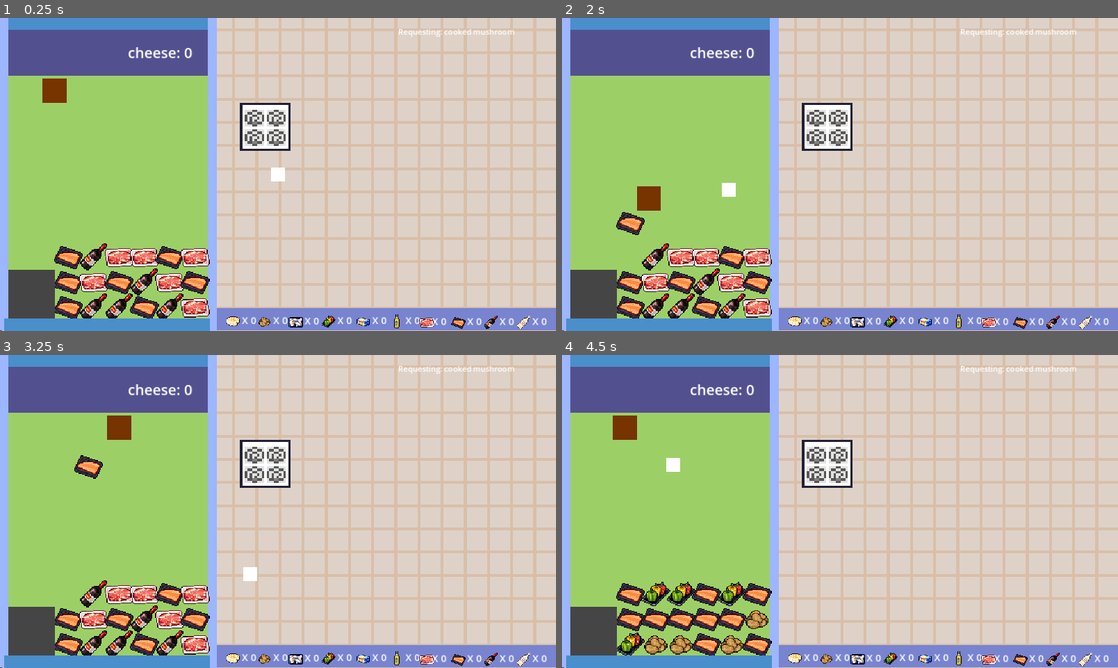
Above: before the commit, frames 1-4 (two rows, left to right).
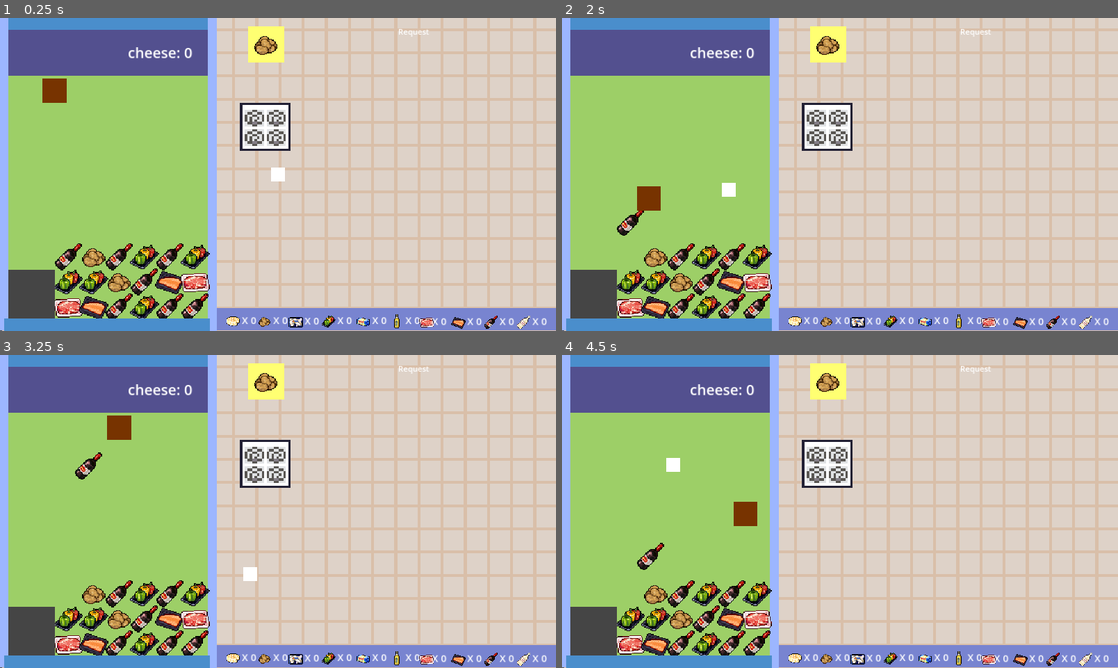
Above: after the commit, the same moments.

Repository: bvirnig/Claw-Kitchen
Game: Godot game, scene res://Scenes/main.tscn
Two runs of this game, one before a commit and one after it. Both use one fixed random seed, a clock stepped at 60 frames per second and the inputs below.
Inputs (mouse positions are in pixels of both pictures, inside the frame that each line leads up to):
- Up to frame 1 (0.25 s): no input
- Up to frame 2 (2 s): tap Enter (ui_accept) at 0.5, 0.77, 1.52 s; move the mouse to (817, 115) at 0.52 s; tap Mouse wheel down (mouse_scroll_down) at 0.6, 1.55 s; tap Mouse wheel up (mouse_scroll_up) at 0.8, 1.35 s; move the mouse to (728, 190) at 1.27 s
- Up to frame 3 (3.25 s): move the mouse to (333, 442) at 2.02 s; click (333, 442) at 2.1 s; tap Mouse wheel up (mouse_scroll_up) at 2.3 s; move the mouse to (250, 574) at 2.77 s; tap Mouse wheel down (mouse_scroll_down) at 2.85 s; tap Enter (ui_accept) at 3.02 s
- Up to frame 4 (4.5 s): move the mouse to (1006, 558) at 3.52 s; tap Mouse wheel up (mouse_scroll_up) at 3.6 s; tap Enter (ui_accept) at 3.77 s; tap Escape (ui_cancel) at 4.15 s; move the mouse to (673, 464) at 4.27 s; tap Mouse wheel down (mouse_scroll_down) at 4.35 s

The runs differ from the first frame. In frame 1, 5.1% of the frame differs, in the area x 9-93%, y 2-96%; in frame 2, 5.1%; in frame 3, 5.1%; in frame 4, 6.1%.

Commit message:
initial request scene create
request label is scene now
need to achieve queue free still

Diff:
--- a/clawkitchen/Scenes/main.gd
+++ b/clawkitchen/Scenes/main.gd
@@ -1,9 +1,6 @@
 extends Node2D
 
 @onready var food_label = $FoodLabel  # Assuming you have a Label node named FoodLabel in the scene
-@onready var request_label = $RequestLabel  # Assuming you have a Label node named RequestLabel in the scene
-@onready var request_timer = $RequestTimer  # Assuming you have a Timer node named RequestTimer in the scene
-@onready var bottom_inventory_container = $BottomInventoryContainer  # New HBoxContainer for the bottom inventory
 @onready var cheese_label = $CheeseLabel  # Assuming you have a Label node named CheeseLabel in the scene
 @onready var food_label_timer = $FoodLabelTimer  # Assuming you have a Timer node named FoodLabelTimer in the scene
 
@@ -32,16 +29,9 @@
 	# Initialize the food label with the selected item and its count
 	update_food_label()
 
-	# Set the initial request label to a food item (e.g., "cooked potato")
-	update_request_label()
-
 	# Start the inventory update timer to trigger every 1 second (independent of food_label)
 	inventory_update_timer.wait_time = 1.0  # Set interval to 1 second
 	inventory_update_timer.start()  # Start the timer
-
-	# Start the request label check timer (this will check every second)
-	request_label_check_timer.wait_time = 1.0  # Check every second
-	request_label_check_timer.start()  # Start checking for requested food every second
 
 	# Update all food labels immediately
 	update_food_labels()
@@ -64,9 +54,6 @@
 		Gamedata.set_selected_item_by_index(new_index)
 		update_food_label()
 
-	# Detect if the "0" key is pressed to restart the game
-	if Input.is_action_just_pressed("ui_cancel"):  # Replace "ui_cancel" with the input action of your choice
-		restart_game()
 
 # Update the food label to show the selected food and its count
 func update_food_label() -> void:
@@ -76,81 +63,6 @@
 
 	# Every time the food label is updated, also update the cheese label
 	update_cheese_label()
-
-# Function to check and update the request label every second
-func check_and_update_request_label() -> void:
-	# Ensure Gamedata is loaded
-	if Gamedata == null:
-		print("Error: GameData singleton not found!")
-		return
-
-	# Get the requested food from the request label
-	var requested_food = request_label.text.strip_edges().split(":")[1].strip_edges()  # Extract requested food name
-	var food_type = requested_food.to_lower()  # Match case sensitivity with Gamedata
-
-	# Log the request label and check inventory
-	print("Checking request label: " + requested_food)  # Debug log for checking request label
-	print("Checking inventory for cooked food: " + food_type)  # Debug log for checking inventory
-
-	# Check if the requested cooked food exists in the inventory
-	if Gamedata.get_food_count(food_type) > 0:
-		print("Request for " + requested_food + " is satisfied.")  # Log that the food is available
-		# If the requested food is in the inventory, update the request to a new food
-		update_request_label()
-
-# Update the request label with a random cooked food from the first 10 food types
-func update_request_label() -> void:
-	# Ensure Gamedata is loaded
-	if Gamedata == null:
-		print("Error: GameData singleton not found!")
-		return
-
-	# Get the first 10 food types in the food array
-	var food_types_subset = Gamedata.food_types.slice(0, 10)
-
-	# List of cooked food types (you can customize this list with more cooked items)
-	var cooked_food_types = []
-	for food in food_types_subset:
-		cooked_food_types.append("cooked " + food)
-
-	# Select a random food item from the cooked food list
-	var random_cooked_food = cooked_food_types[randi() % cooked_food_types.size()]
-	request_label.text = "Requesting: " + random_cooked_food
-	print("Requesting cooked food: " + random_cooked_food)  # Debug log
-
-# Called when the food enters the collection bin
-func _on_collection_bin_body_entered(body: Node2D) -> void:
-	if body is Food:
-		# Collect the food in the GameData singleton
-		body.collect()  # Call the Food's collect method
-
-		# Pass the food's type to collect_food function in GameData
-		Gamedata.collect_food(body.food_type)  # Pass the food type from the body (the Food object)
-
-		print("Collected food: ", body.food_type)  # Debug output
-
-		# Update both the FoodLabel and CheeseLabel
-		update_food_labels()  # This updates all food-related labels
-
-		# Check if the collected food matches the requested food and update the request label
-		var requested_food = request_label.text.strip_edges().split(":")[1].strip_edges()  # Extract requested food name
-		var food_type = requested_food.to_lower()  # Match case sensitivity with Gamedata
-
-		# If the food matches the request, update the request label
-		if food_type == body.food_type:
-			print("Collected " + body.food_type + " matches the request!")
-			# Only reset the request if the food matches
-			update_request_label()  # Reset the request label with a new food
-
-# Restart the game by reloading the current scene
-func restart_game() -> void:
-	print("Restarting the game...")  # Debug message
-	get_tree().reload_current_scene()  # Reloads the current scene, effectively restarting the game
-
-# Timer timeout callback to check and update the request label if needed
-func _on_request_label_check_timer_timeout() -> void:
-	# Check the request label and log the inventory status
-	check_and_update_request_label()
 
 # Update the CheeseLabel with the current number of cheese in inventory
 func update_cheese_label() -> void:
@@ -207,3 +119,17 @@
 				if red_wine_label: red_wine_label.text = "X " + str(food_count)
 			"white_wine":
 				if white_wine_label: white_wine_label.text = "X " + str(food_count)
+
+# Called when the food enters the collection bin
+func _on_collection_bin_body_entered(body: Node2D) -> void:
+	if body is Food:
+		# Collect the food in the GameData singleton
+		body.collect()  # Call the Food's collect method
+
+		# Pass the food's type to collect_food function in GameData
+		Gamedata.collect_food(body.food_type)  # Pass the food type from the body (the Food object)
+
+		print("Collected food: ", body.food_type)  # Debug output
+
+		# Update both the FoodLabel and CheeseLabel
+		update_food_labels()  # This updates all food-related labels
--- a/clawkitchen/Scenes/main.tscn
+++ b/clawkitchen/Scenes/main.tscn
@@ -17,6 +17,7 @@
 [ext_resource type="Texture2D" uid="uid://c81c7plc4c6a6" path="res://AssetsBeingUsed/mushroom_white_p.png" id="14_s6r1w"]
 [ext_resource type="Texture2D" uid="uid://cx0d8f21qah17" path="res://AssetsBeingUsed/bell_pepper.png" id="15_dl3tg"]
 [ext_resource type="Texture2D" uid="uid://cusctt8umf7re" path="res://AssetsBeingUsed/butter2.png" id="16_jamvw"]
+[ext_resource type="PackedScene" uid="uid://bfi44bn1phq1" path="res://Scenes/request_spawner.tscn" id="18_venf7"]
 
 [sub_resource type="CanvasTexture" id="CanvasTexture_q6qmv"]
 
@@ -226,8 +227,10 @@
 [node name="InventoryUpdateTimer" type="Timer" parent="."]
 autostart = true
 
+[node name="RequestSpawner" parent="." instance=ExtResource("18_venf7")]
+
 [connection signal="body_entered" from="CollectionBin" to="." method="_on_collection_bin_body_entered"]
 [connection signal="timeout" from="RequestLabelCheckTimer" to="." method="_on_request_label_check_timer_timeout"]
 [connection signal="timeout" from="RequestLabelCheckTimer" to="." method="_on_request_timer_timeout"]
+[connection signal="timeout" from="InventoryUpdateTimer" to="." method="_on_food_label_timer_timeout"]
 [connection signal="timeout" from="InventoryUpdateTimer" to="." method="_on_inventory_update_timer_timeout"]
-[connection signal="timeout" from="InventoryUpdateTimer" to="." method="_on_food_label_timer_timeout"]
--- /dev/null
+++ b/clawkitchen/Scenes/request_label.tscn
@@ -0,0 +1,25 @@
+[gd_scene load_steps=4 format=3 uid="uid://ylm63nph2e3b"]
+
+[ext_resource type="Script" path="res://request_label.gd" id="1_6jr2x"]
+
+[sub_resource type="CanvasTexture" id="CanvasTexture_0sm8t"]
+
+[sub_resource type="CanvasTexture" id="CanvasTexture_5hqpf"]
+
+[node name="Request Label" type="Area2D"]
+script = ExtResource("1_6jr2x")
+
+[node name="Sprite2D" type="Sprite2D" parent="."]
+modulate = Color(1, 1, 0.447059, 1)
+scale = Vector2(75, 75)
+texture = SubResource("CanvasTexture_0sm8t")
+
+[node name="Sprite2D2" type="Sprite2D" parent="."]
+texture_filter = 1
+scale = Vector2(2, 2)
+texture = SubResource("CanvasTexture_5hqpf")
+
+[node name="RequestCheckTimer" type="Timer" parent="."]
+autostart = true
+
+[connection signal="timeout" from="RequestCheckTimer" to="." method="_on_request_check_timer_timeout"]
--- /dev/null
+++ b/clawkitchen/Scenes/request_spawner.gd
@@ -0,0 +1,55 @@
+extends Node2D
+
+@export var request_scene: PackedScene  # Assign the Request scene in the inspector
+
+func _ready() -> void:
+	spawn_request()
+
+func spawn_request() -> void:
+	# Ensure the request_scene is valid
+	if request_scene == null:
+		print("Error: No request scene assigned!")
+		return
+
+	# Create an instance of the request scene
+	var request_instance = request_scene.instantiate()
+	add_child(request_instance)
+
+	# Get the screen size and calculate the adjusted position
+	var viewport_rect = get_viewport().get_visible_rect()
+	var adjusted_position = Vector2(
+		viewport_rect.size.x - 600,  # 550 + 50 = 600 px adjustment to the left
+		55  # 35 + 20 = 55 px adjustment downward
+	)
+
+	# Adjust position based on the size of the request instance
+	var sprite_size = calculate_request_size(request_instance)
+	request_instance.position = adjusted_position - Vector2(sprite_size.x, 0)  # Offset for sprite size
+
+	# Randomly select one of the first 10 food items
+	var food_types = Gamedata.get_food_types()  # Access the singleton directly
+	var food_textures = Gamedata.get_food_textures()  # Access the singleton directly
+	var random_index = randi() % 10  # Use the first 10 food items
+	var selected_food_type = food_types[random_index]
+	var selected_food_texture = food_textures[random_index]
+
+	# Pass the texture to the Request instance
+	if request_instance.has_method("set_food_texture"):
+		request_instance.set_food_texture(selected_food_texture)
+	else:
+		print("Error: Request instance does not have a 'set_food_texture' method!")
+
+	print("Request spawned for: " + selected_food_type)
+
+# Helper function to calculate the size of the request instance based on its sprites
+func calculate_request_size(request_instance: Node) -> Vector2:
+	var size = Vector2(0, 0)
+
+	# Iterate through the children to find Sprite nodes
+	for child in request_instance.get_children():
+		if child is Sprite2D:
+			var sprite = child as Sprite2D
+			size.x = max(size.x, sprite.texture.get_width())
+			size.y = max(size.y, sprite.texture.get_height())
+
+	return size
--- /dev/null
+++ b/clawkitchen/Scenes/request_spawner.tscn
@@ -0,0 +1,8 @@
+[gd_scene load_steps=3 format=3 uid="uid://bfi44bn1phq1"]
+
+[ext_resource type="Script" path="res://Scenes/request_spawner.gd" id="1_l1jjx"]
+[ext_resource type="PackedScene" uid="uid://ylm63nph2e3b" path="res://Scenes/request_label.tscn" id="2_dw0ok"]
+
+[node name="RequestSpawner" type="Node2D"]
+script = ExtResource("1_l1jjx")
+request_scene = ExtResource("2_dw0ok")
--- a/clawkitchen/food_spawner.gd
+++ b/clawkitchen/food_spawner.gd
@@ -24,10 +24,10 @@
 func _spawn_prizes() -> void:
 	var prize_height = 50  # Assuming each prize has a height of 50 pixels
 
-	# Step 1: Randomly select 3 distinct food types
+	# Step 1: Randomly select 5 distinct food types
 	selected_food_types = _select_random_food_types()
 
-	# Step 2: Randomly assign one of the 3 food types to all prizes
+	# Step 2: Randomly assign one of the 5 food types to all prizes
 	var food_distribution = _distribute_foods_randomly(selected_food_types)
 
 	# Remove all previously spawned prizes before spawning new ones
@@ -88,10 +88,10 @@
 	# Clear the list after removal
 	spawned_prizes.clear()
 
-# Function to randomly select 3 distinct food types from the Gamedata
+# Function to randomly select 5 distinct food types from the Gamedata
 func _select_random_food_types() -> Array:
 	var selected_food_types = []
-	while selected_food_types.size() < 3:
+	while selected_food_types.size() < 5:
 		var random_index = randi() % Gamedata.food_types.size()  # Ensure random selection within bounds
 		# Debugging log to check random index
 		print("Random index selected for food type: ", random_index)
@@ -100,7 +100,7 @@
 			selected_food_types.append(food_type)
 	return selected_food_types
 
-# Function to randomly assign one of the 3 food types to each prize
+# Function to randomly assign one of the 5 food types to each prize
 func _distribute_foods_randomly(food_types: Array) -> Array:
 	var distribution = []
 	var total_prizes = rows * prizes_per_row
--- /dev/null
+++ b/clawkitchen/request_label.gd
@@ -0,0 +1,108 @@
+extends Area2D
+
+@export var request_scene: PackedScene  # Assign the Request scene in the inspector
+@onready var timer: Timer = $RequestCheckTimer  # Reference to your Timer node in the scene
+@onready var sprite2: Sprite2D = $Sprite2D2  # Reference to the second sprite
+
+var requested_food_type: String = ""  # Store the current requested food type
+var current_request_instance: Node = null  # To keep track of the current request instance
+
+func _ready() -> void:
+	spawn_request()  # Spawn the initial request
+	timer.start()  # Start the timer
+
+func _on_request_check_timer_timeout() -> void:
+	# Check if there is a cooked version of the requested food in the GameData
+	if Gamedata.get_cooked_food_count(requested_food_type) > 0:
+		print("Cooked " + requested_food_type + " found in inventory! Resetting request.")
+
+		# Queue the current request for removal if it exists
+		if current_request_instance != null and current_request_instance.is_inside_tree():
+			current_request_instance.queue_free()  # Remove the current request from the scene
+
+		reset_request()  # Reset the request to a new one
+	else:
+		print("No cooked " + requested_food_type + " found.")
+
+	timer.start()  # Restart the timer after each check
+
+func spawn_request() -> void:
+	# Ensure the request_scene is valid
+	if request_scene == null:
+		print("Error: No request scene assigned!")
+		return
+
+	# Create an instance of the request scene
+	var request_instance = request_scene.instantiate()
+	add_child(request_instance)
+
+	# Get the screen size and calculate the adjusted position
+	var viewport_rect = get_viewport().get_visible_rect()
+	var adjusted_position = Vector2(
+		viewport_rect.size.x - 600,  # 550 + 50 = 600 px adjustment to the left
+		55  # 35 + 20 = 55 px adjustment downward
+	)
+
+	# Adjust position based on the size of the request instance
+	var sprite_size = calculate_request_size(request_instance)
+	request_instance.position = adjusted_position - Vector2(sprite_size.x / 2, sprite_size.y / 2)  # Center the sprite
+
+	# Get the list of food types that have cooked versions available
+	var available_cooked_foods = get_available_cooked_foods()
+
+	if available_cooked_foods.size() > 0:
+		# Randomly select a cooked food item
+		var random_index = randi() % available_cooked_foods.size()
+		requested_food_type = available_cooked_foods[random_index]
+
+		# Get the corresponding texture for the requested food
+		var food_textures = Gamedata.get_food_textures()  # Access the singleton directly
+		var selected_food_texture = food_textures[Gamedata.food_types.find(requested_food_type)]
+
+		# Set the texture for the second sprite (Sprite2D2)
+		set_food_texture(selected_food_texture)
+
+		print("Request spawned for cooked: " + requested_food_type)
+	else:
+		print("No cooked food available to request!")
+
+	# Keep track of the current request instance
+	current_request_instance = request_instance
+
+# Helper function to calculate the size of the request instance based on its sprites
+func calculate_request_size(request_instance: Node) -> Vector2:
+	var size = Vector2(0, 0)
+
+	# Iterate through the children to find Sprite nodes
+	for child in request_instance.get_children():
+		if child is Sprite2D:
+			var sprite = child as Sprite2D
+			size.x = max(size.x, sprite.texture.get_width())
+			size.y = max(size.y, sprite.texture.get_height())
+
+	return size
+
+# Function to set the food texture on the second sprite (Sprite2D2)
+func set_food_texture(texture: Texture) -> void:
+	if sprite2:
+		sprite2.texture = texture
+	else:
+		print("Error: Sprite2 not found!")
+
+# Function to return the list of available cooked food types
+func get_available_cooked_foods() -> Array:
+	var available_foods = []
+
+	# Check the cooked food counts for each food type
+	for food_type in Gamedata.food_types:
+		if Gamedata.get_cooked_food_count(food_type) > 0:
+			available_foods.append(food_type)
+
+	return available_foods
+
+# Reset the request to a new one
+func reset_request() -> void:
+	# Clear any existing requests
+	for child in get_children():
+		child.queue_free()  # Remove old request
+	spawn_request()  # Spawn a new request
Not shown: 1 places in clawkitchen/Scenes/main.tscn that only renumber resources
